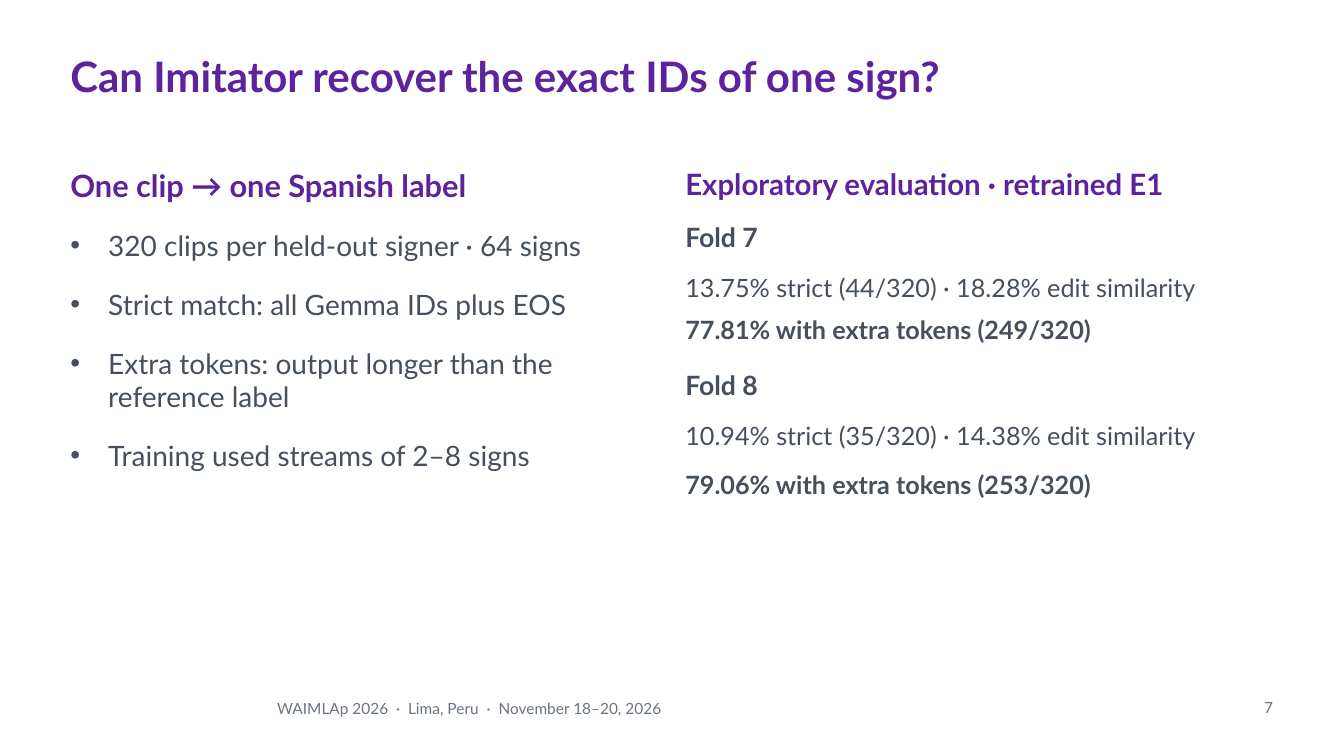
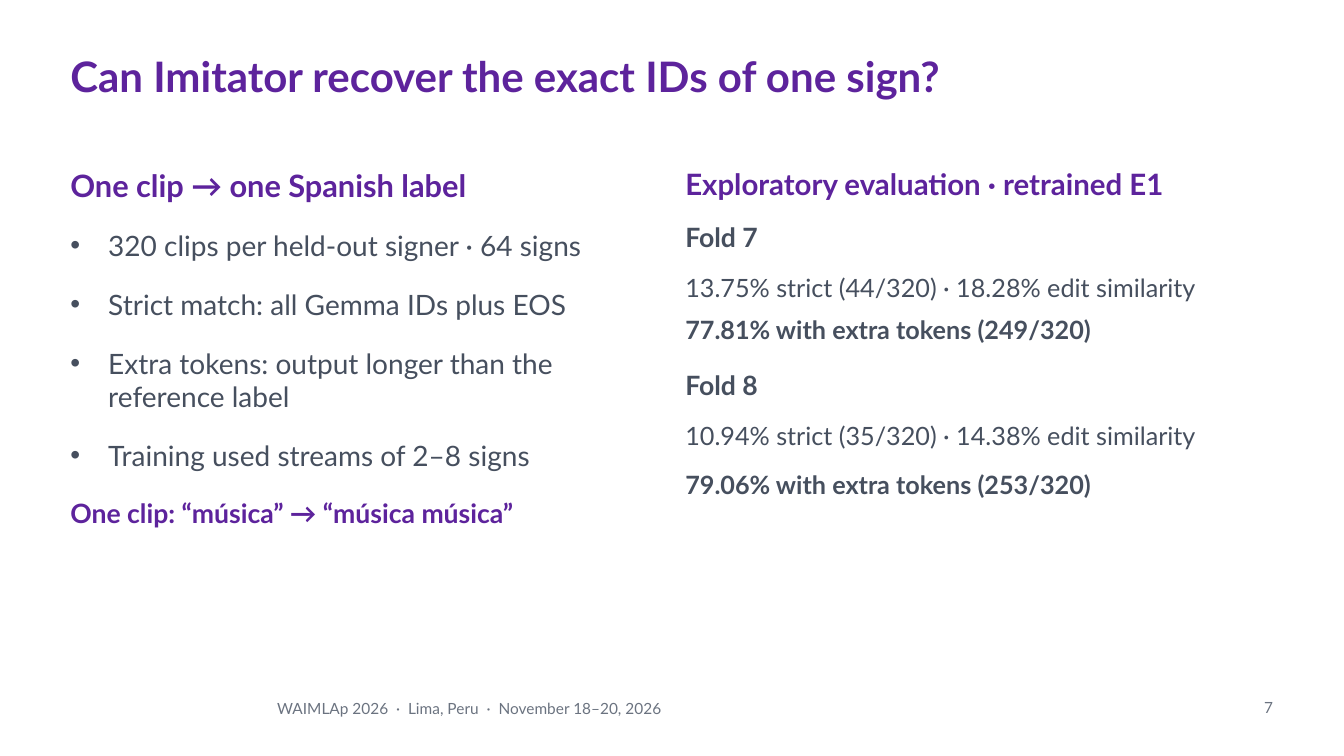
Before and after one commit to Percep3/Imitator, a slide deck: slide 7 of presentation/waimlap2026/imitator_waimlap2026.pptx. Drawn at 1344x756 pixels with LibreOffice and Linux fonts; fonts in the diff are those of the drawing; background and template pictures are left out. Boxes give left, top, right and bottom in pixels: in the first picture for what was removed or moved away, otherwise in the second. Text is boxed around its words. In the diff, an @@ line names an element or a change of style, - is before the commit and + after.

Commit message:
Tell the original Imitator story in the WAIMLAp talk

```diff
--- a/presentation/waimlap2026/imitator_waimlap2026.pptx
+++ b/presentation/waimlap2026/imitator_waimlap2026.pptx
@@ text at (x1=70, y1=502, x2=514, y2=528): paragraph added @@
+One clip: “música” → “música música”
```
Also in this commit, not shown: 5 other slides changed, 1 slide added, 1 slide removed, 3 other files.
